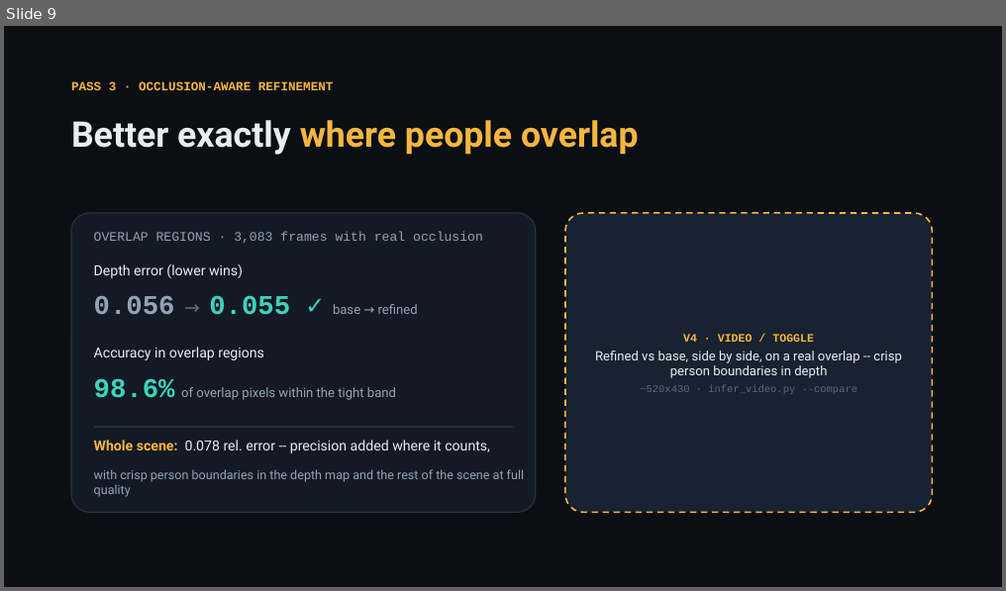
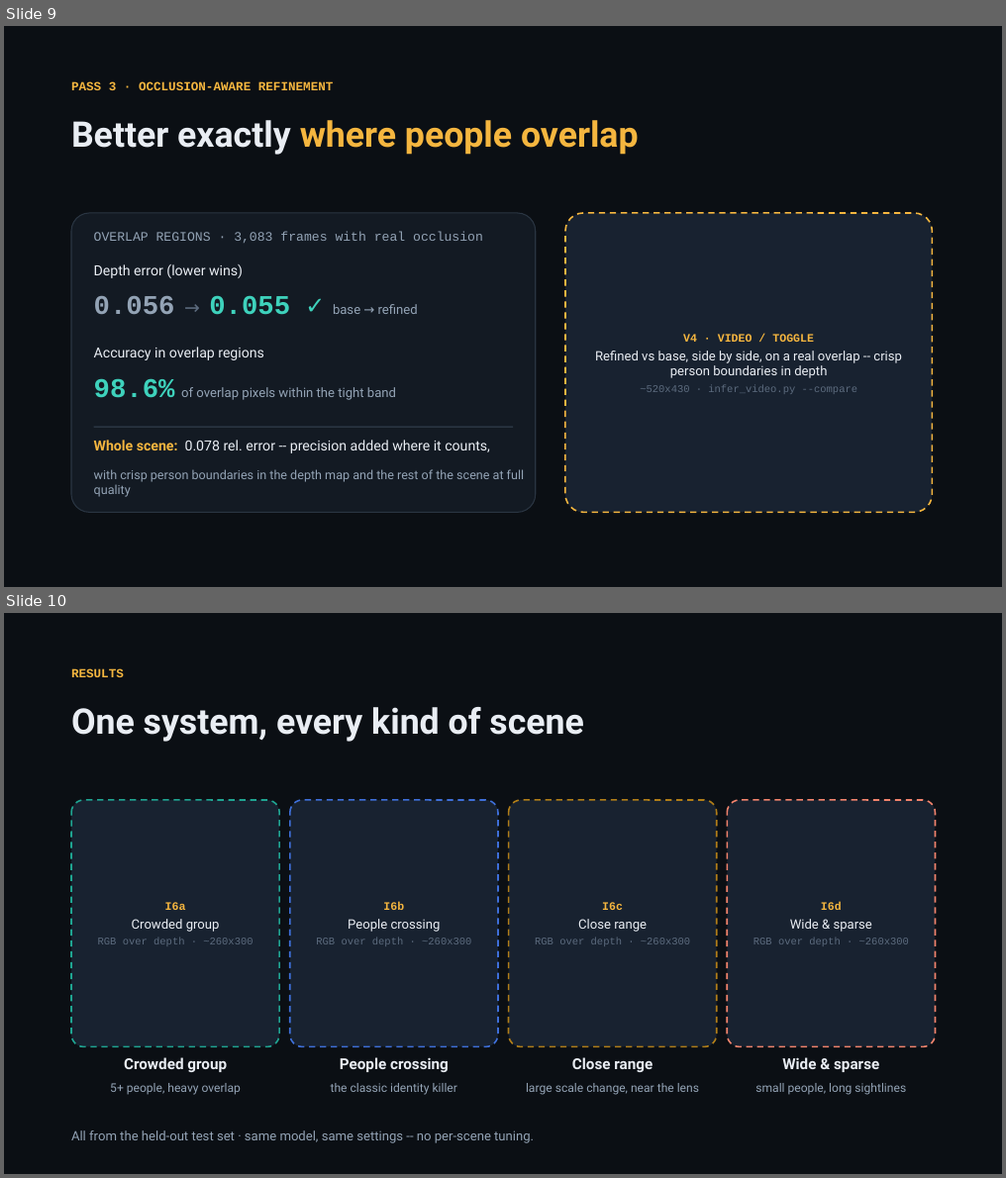
Before and after one commit to KSJanjua/ProCodes, a slide deck: docs/presentation/instancedepth-journey.pptx. Shown one above the other, each under a label of ours: slide 9 before the commit, slides 9 and 10 after it. The pictures are 1006x591 and 1006x1178 pixels, drawn with LibreOffice and Linux fonts; fonts in the diff are those of the drawing. Boxes give left, top, right and bottom in pixels: in the first picture for what was removed or moved away, otherwise in the second. Text is boxed around its words. In the diff, an @@ line names an element or a change of style, - is before the commit and + after.

```diff
--- a/docs/presentation/instancedepth-journey.pptx
+++ b/docs/presentation/instancedepth-journey.pptx
@@ slide 10 added at <box>4,613,1002,1174</box>, background #0B0F14 @@
@@ text added at <box>71,668,124,677</box>, 12 pt, text #F5B63F, bold @@
+RESULTS
@@ text added at <box>71,707,583,742</box>, 34 pt, text #E9EDF3, bold @@
+One system, every kind of scene
@@ rounded rectangle added at <box>71,800,279,1048</box>, fill #182230, outline #1FA491 1.5 pt dashed, 10 pt, text #5C6B7E @@
+I6a
+Crowded group
+RGB over depth · ~260x300
@@ rounded rectangle added at <box>290,800,498,1048</box>, fill #182230, outline #3E6FD9 1.5 pt dashed, 10 pt, text #5C6B7E @@
+I6b
+People crossing
+RGB over depth · ~260x300
@@ rounded rectangle added at <box>509,800,717,1048</box>, fill #182230, outline #B07D18 1.5 pt dashed, 10 pt, text #5C6B7E @@
+I6c
+Close range
+RGB over depth · ~260x300
@@ rounded rectangle added at <box>727,800,936,1048</box>, fill #182230, outline #F2836C 1.5 pt dashed, 10 pt, text #5C6B7E @@
+I6d
+Wide & sparse
+RGB over depth · ~260x300
@@ text added at <box>124,1058,227,1072</box>, 14.5 pt, text #E9EDF3, bold @@
+Crowded group
@@ text added at <box>340,1058,449,1072</box>, 14.5 pt, text #E9EDF3, bold @@
+People crossing
@@ text added at <box>572,1058,652,1072</box>, 14.5 pt, text #E9EDF3, bold @@
+Close range
@@ text added at <box>782,1058,879,1072</box>, 14.5 pt, text #E9EDF3, bold @@
+Wide & sparse
@@ text added at <box>110,1083,241,1095</box>, 11.5 pt, text #93A3B5 @@
+5+ people, heavy overlap
@@ text added at <box>331,1083,457,1095</box>, 11.5 pt, text #93A3B5 @@
+the classic identity killer
@@ text added at <box>526,1083,699,1095</box>, 11.5 pt, text #93A3B5 @@
+large scale change, near the lens
@@ text added at <box>755,1083,906,1095</box>, 11.5 pt, text #93A3B5 @@
+small people, long sightlines
@@ text added at <box>71,1131,534,1144</box>, 12.5 pt, text #93A3B5 @@
+All from the held-out test set · same model, same settings -- no per-scene tuning.
```
Also in this commit, not shown: 3 slides changed, 1 slide removed, 1 other file.
